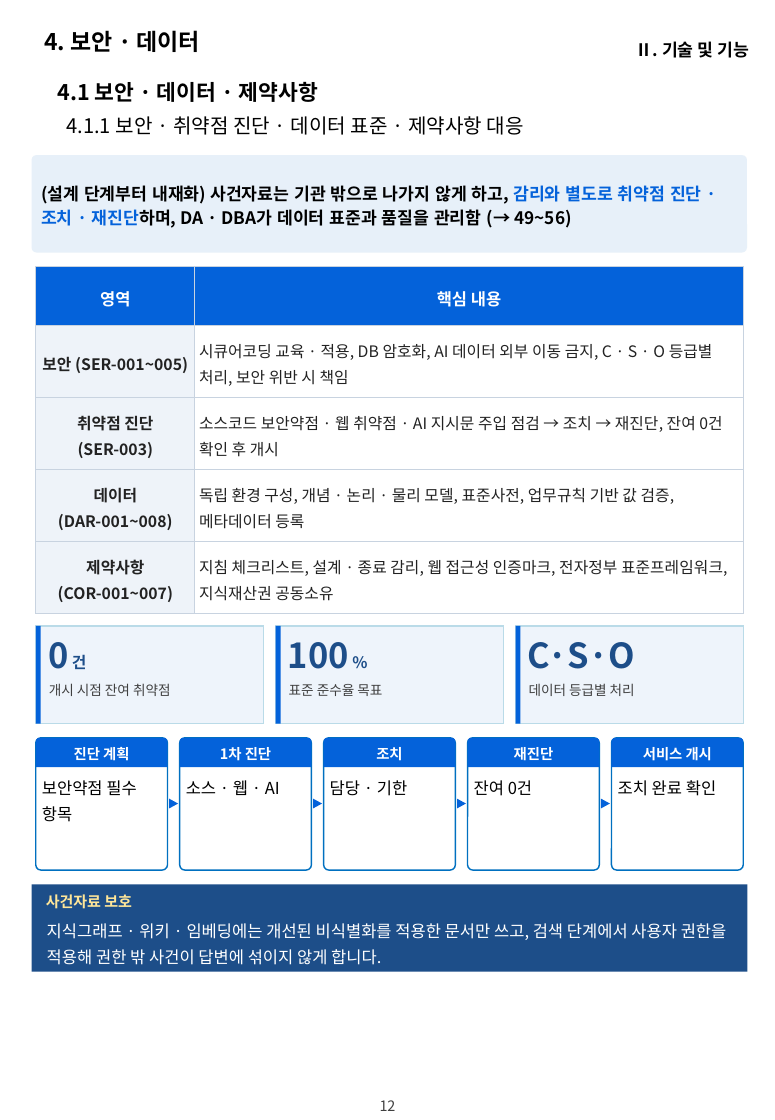
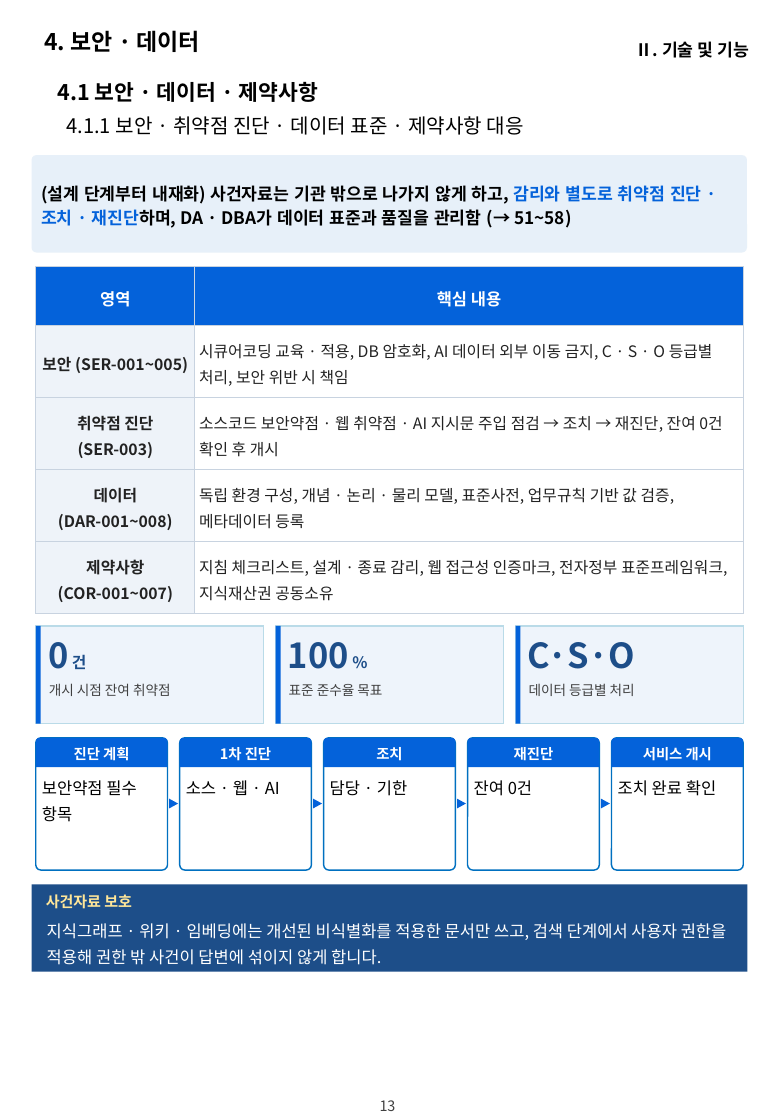
Before and after one commit to hwangsteeve-tech/hbjw, a slide deck: slide 13 of proposals/2026-11_nlrc-ai-labor-commission/nlrc_제안요약서.pptx (slide 12 before the commit). Drawn at 775x1120 pixels with LibreOffice and Linux fonts; fonts in the diff are those of the drawing; background and template pictures are left out. Boxes give left, top, right and bottom in pixels: in the first picture for what was removed or moved away, otherwise in the second. Text is boxed around its words. In the diff, an @@ line names an element or a change of style, - is before the commit and + after.

```diff
--- a/proposals/2026-11_nlrc-ai-labor-commission/nlrc_제안요약서.pptx
+++ b/proposals/2026-11_nlrc-ai-labor-commission/nlrc_제안요약서.pptx
@@ text in rounded rectangle at (x1=41, y1=185, x2=702, y2=228): text changed @@
-(설계 단계부터 내재화) 사건자료는 기관 밖으로 나가지 않게 하고, 감리와 별도로 취약점 진단 · 조치 · 재진단하며, DA · DBA가 데이터 표준과 품질을 관리함 (→ 49~56)
+(설계 단계부터 내재화) 사건자료는 기관 밖으로 나가지 않게 하고, 감리와 별도로 취약점 진단 · 조치 · 재진단하며, DA · DBA가 데이터 표준과 품질을 관리함 (→ 51~58)
@@ text at (x1=380, y1=1100, x2=394, y2=1111): text changed @@
-12
+13
@@ page number at (x1=380, y1=1100, x2=396, y2=1111): text changed @@
-12
+13
```
Also in this commit, not shown: 9 other slides changed, 1 slide added, 12 other files.
